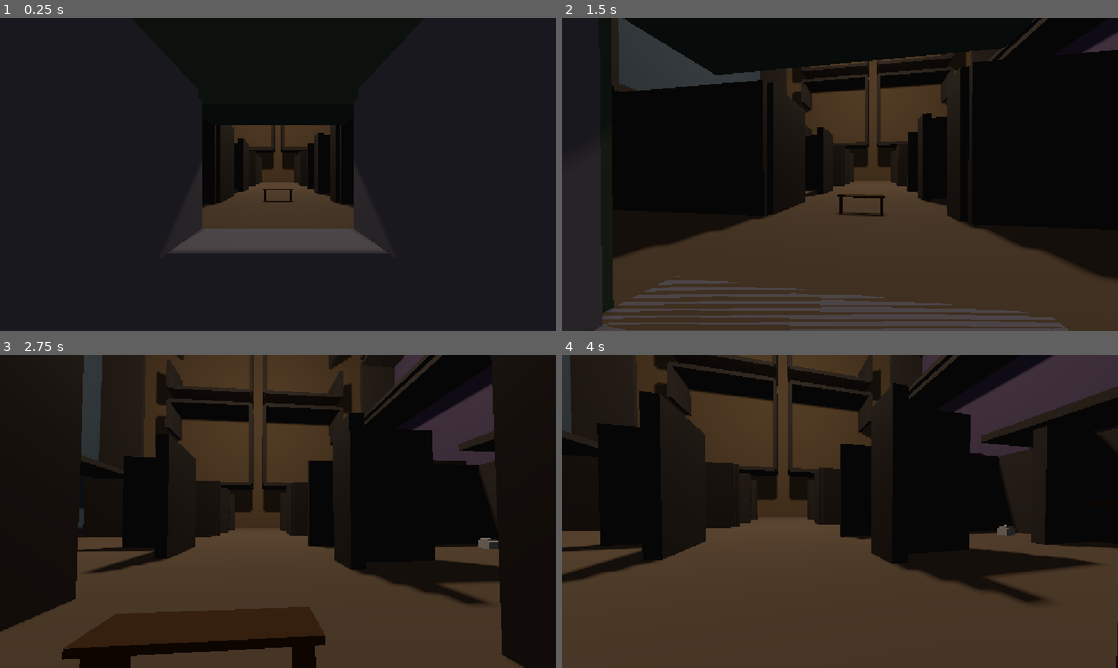
Above: before the commit, frames 1-4 (two rows, left to right).
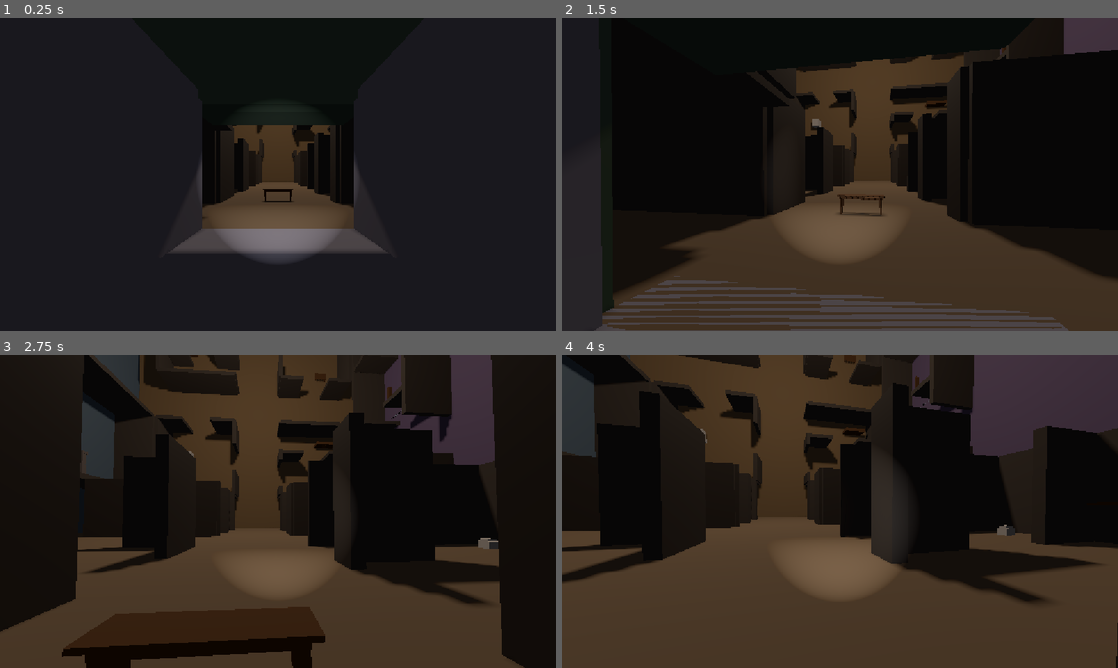
Above: after the commit, the same moments.

Repository: Kinder2149/escape-room
Game: Godot game, scene res://quartier.tscn
Same seed, same stepped clock (60 frames per second), same inputs: the game is played once before the commit and once after it. This scene is started directly instead of the project's main scene.
Inputs (mouse positions are in pixels of both pictures, inside the frame that each line leads up to):
- Up to frame 1 (0.25 s): no input
- Up to frame 2 (1.5 s): tap Enter at 0.5 s; move the mouse to (867, 174) at 0.52 s; hold E (agir) 0.53-1.28 s; hold Z (avancer) from 0.53 s (still down); click (867, 174) at 0.67 s; move the mouse to (812, 174) at 1.27 s; tap S (reculer) at 1.35 s
- Up to frame 3 (2.75 s): keep holding Z (avancer); move the mouse to (289, 505) at 2.02 s; tap M at 2.1 s
- Up to frame 4 (4 s): keep holding Z (avancer); move the mouse to (834, 517) at 2.77 s; tap E (agir) at 2.85 s; click (834, 517) at 2.92 s; tap Space at 3.5 s; move the mouse to (878, 514) at 3.52 s; tap S (reculer) at 3.6 s

The runs differ from the first frame. In frame 1, 3.3% of the frame differs, in the area x 36-61%, y 28-78%; in frame 2, 12%; in frame 3, 15%; in frame 4, 17%, in the area x 0-100%, y 0-78%.

Commit message:
feat: ajustements joueur, quartier et contexte projet
Co-Authored-By: Claude Opus 5 <noreply@anthropic.com>

Diff:
--- a/joueur_cube.tscn
+++ b/joueur_cube.tscn
@@ -19,3 +19,11 @@
 transform = Transform3D(1, 0, 0, 0, 1, 0, 0, 0, 1, 0, 0.7, 0)
 
 [node name="Camera3D" type="Camera3D" parent="PivotYaw"]
+
+[node name="Torche" type="SpotLight3D" parent="PivotYaw/Camera3D"]
+transform = Transform3D(1, 0, 0, 0, 1, 0, 0, 0, 1, 0, -0.15, 0)
+light_energy = 4.0
+shadow_enabled = true
+spot_range = 12.0
+spot_angle = 22.0
+spot_angle_attenuation = 0.6
--- a/quartier.gd
+++ b/quartier.gd
@@ -150,34 +150,106 @@
 
 # ---- Meubles composites (à la manière du manoir) -----------------------------
 
-# Une table : plateau sur 4 pieds (creux dessous).
+# Une table : plateau fin + ceinture (jupe) + 4 pieds resserrés vers le bas
+# (illusion d'un pied qui s'affine, avec deux blocs empilés par pied).
 func _table(f: Dictionary, cu: float, cv: float, larg: float, prof: float, couleur: Color) -> void:
-	_bloc_face(f, cu, cv, larg, prof, 0.66, 0.07, couleur)
-	var du := larg / 2.0 - 0.12
-	var dv := prof / 2.0 - 0.12
+	_bloc_face(f, cu, cv, larg, prof, 0.68, 0.05, couleur)                    # plateau, fin
+	_bloc_face(f, cu, cv, larg - 0.16, prof - 0.16, 0.58, 0.08, couleur)      # ceinture (jupe)
+	var du := larg / 2.0 - 0.14
+	var dv := prof / 2.0 - 0.14
 	for su in [-1.0, 1.0]:
 		for sv in [-1.0, 1.0]:
-			_bloc_face(f, cu + su * du, cv + sv * dv, 0.12, 0.12, 0.0, 0.66, couleur)
-
-# Un canapé : socle + assise + dossier (côté +v) + deux accoudoirs.
+			_bloc_face(f, cu + su * du, cv + sv * dv, 0.11, 0.11, 0.28, 0.30, couleur)  # pied haut
+			_bloc_face(f, cu + su * du, cv + sv * dv, 0.08, 0.08, 0.0, 0.28, couleur)   # pied bas, aminci
+
+# Un canapé : quatre pieds courts + assise en deux coussins + dossier + accoudoirs.
 func _canape(f: Dictionary, cu: float, cv: float, larg: float, couleur: Color) -> void:
-	_bloc_face(f, cu, cv, larg, 0.95, 0.0, 0.16, couleur)                     # socle
-	_bloc_face(f, cu, cv - 0.05, larg - 0.4, 0.7, 0.16, 0.18, couleur)        # assise
-	_bloc_face(f, cu, cv + 0.4, larg, 0.2, 0.16, 0.55, couleur)              # dossier
-	_bloc_face(f, cu - larg / 2.0 + 0.12, cv, 0.24, 0.95, 0.16, 0.34, couleur) # accoudoir g
-	_bloc_face(f, cu + larg / 2.0 - 0.12, cv, 0.24, 0.95, 0.16, 0.34, couleur) # accoudoir d
-
-# Une étagère : deux montants + quatre tablettes.
+	var du := larg / 2.0 - 0.35
+	for su in [-1.0, 1.0]:
+		for sv in [-1.0, 1.0]:
+			_bloc_face(f, cu + su * du, cv + sv * 0.35, 0.09, 0.09, 0.0, 0.14, couleur)  # pieds
+	var demi_larg := (larg - 0.5) / 2.0 - 0.03
+	_bloc_face(f, cu - demi_larg / 2.0 - 0.015, cv - 0.05, demi_larg, 0.68, 0.14, 0.20, couleur)  # coussin g
+	_bloc_face(f, cu + demi_larg / 2.0 + 0.015, cv - 0.05, demi_larg, 0.68, 0.14, 0.20, couleur)  # coussin d
+	_bloc_face(f, cu, cv + 0.4, larg, 0.2, 0.14, 0.55, couleur)                                   # dossier
+	_bloc_face(f, cu - larg / 2.0 + 0.12, cv, 0.24, 0.95, 0.14, 0.34, couleur)                    # accoudoir g
+	_bloc_face(f, cu + larg / 2.0 - 0.12, cv, 0.24, 0.95, 0.14, 0.34, couleur)                    # accoudoir d
+
+# Une étagère : plinthe + deux montants + panneau de fond + quatre tablettes + chapeau,
+# et sur chaque tablette, un petit bric-à-brac (caisses/boîtes empilées, tailles et
+# teintes variées) — une étagère nue lit comme un décor inachevé, jamais crédible.
 func _etagere(f: Dictionary, cu: float, cv: float, larg: float, couleur: Color) -> void:
-	_bloc_face(f, cu - larg / 2.0 + 0.06, cv, 0.1, 0.42, 0.0, 1.9, couleur)
-	_bloc_face(f, cu + larg / 2.0 - 0.06, cv, 0.1, 0.42, 0.0, 1.9, couleur)
-	for y in [0.35, 0.85, 1.35, 1.8]:
+	_bloc_face(f, cu, cv + 0.19, larg, 0.04, 0.0, 0.08, couleur)                        # plinthe
+	_bloc_face(f, cu, cv + 0.19, larg - 0.12, 0.04, 0.08, 1.86, couleur.darkened(0.15))  # panneau de fond
+	_bloc_face(f, cu - larg / 2.0 + 0.06, cv, 0.1, 0.4, 0.08, 1.86, couleur)             # montant g
+	_bloc_face(f, cu + larg / 2.0 - 0.06, cv, 0.1, 0.4, 0.08, 1.86, couleur)             # montant d
+	var tablettes := [0.42, 0.90, 1.38, 1.84]
+	for y in tablettes:
 		_bloc_face(f, cu, cv, larg, 0.42, y, 0.05, couleur)
-
-# Un lavabo : vasque sur pied.
+	_bloc_face(f, cu, cv, larg + 0.08, 0.46, 1.94, 0.05, couleur)                        # chapeau
+	# bric-à-brac : trois objets par tablette (sauf la plus haute, moins encombrée),
+	# décalés en cv pour rester bien posés sur la profondeur de la tablette.
+	var offsets_larg := [-0.30, -0.02, 0.30]
+	var hauteurs := [0.22, 0.30, 0.18]
+	var teintes := [couleur.lightened(0.12), couleur.darkened(0.2), couleur.lightened(0.25)]
+	for ti in tablettes.size():
+		if ti == tablettes.size() - 1:
+			continue  # tablette du haut, hors de portée : laissée nue
+		var y_base: float = tablettes[ti] + 0.05
+		for oi in offsets_larg.size():
+			_bloc_face(f, cu + offsets_larg[oi] * larg, cv, 0.16, 0.20, y_base, hauteurs[oi], teintes[oi])
+
+# Un lavabo : pied fin + vasque + rebord + robinet au mur.
 func _lavabo(f: Dictionary, cu: float, cv: float, couleur: Color) -> void:
-	_bloc_face(f, cu, cv, 0.7, 0.5, 0.72, 0.22, couleur)
-	_bloc_face(f, cu, cv, 0.26, 0.26, 0.0, 0.72, couleur)
+	_bloc_face(f, cu, cv, 0.16, 0.16, 0.0, 0.70, couleur.darkened(0.1))                 # pied
+	_bloc_face(f, cu, cv, 0.62, 0.44, 0.70, 0.16, couleur)                              # vasque
+	_bloc_face(f, cu, cv, 0.70, 0.50, 0.84, 0.03, couleur.lightened(0.1))               # rebord
+	_bloc_face(f, cu, cv - 0.24, 0.06, 0.06, 0.86, 0.16, couleur.darkened(0.2))         # robinet
+
+# Une machine à laver : caisson + hublot en creux (plus sombre) + bandeau de
+# contrôle — un pavé nu ne lit pas comme un meuble reconnaissable.
+func _machine_a_laver(f: Dictionary, cu: float, cv: float, couleur: Color) -> void:
+	_bloc_face(f, cu, cv, 0.85, 0.85, 0.0, 0.95, couleur)                          # caisson
+	_bloc_face(f, cu, cv - 0.44, 0.5, 0.06, 0.30, 0.5, couleur.darkened(0.35))     # hublot (creux)
+	_bloc_face(f, cu, cv - 0.44, 0.75, 0.04, 0.82, 0.1, couleur.darkened(0.15))    # bandeau de contrôle
+
+# ---- Les plaques de nom (même principe que le manoir, jet 15) ----------------
+
+# Une plaque de nom, ombrée (révélée par la torche, jamais allumée), montée sur
+# un mur à la hauteur "hauteur", et orientée pour faire face à "face_dir" —
+# la direction (tangente, unitaire) vers laquelle le texte se tourne.
+func _plaque(f: Dictionary, cu: float, cv: float, texte: String, face_dir: Vector3, hauteur: float = 1.7) -> void:
+	var pos: Vector3 = f["pos"]
+	var normale: Vector3 = f["normale"]
+	var t := _tu_tv(normale)
+	var tu: Vector3 = t[0]
+	var tv: Vector3 = t[1]
+	var label := Label3D.new()
+	label.text = texte
+	label.pixel_size = 0.006
+	label.font_size = 64
+	label.shaded = true
+	label.no_depth_test = false
+	var x_axis: Vector3 = normale.cross(face_dir).normalized()
+	label.transform = Transform3D(Basis(x_axis, normale, face_dir),
+		pos + normale * (EPAISSEUR / 2.0 + hauteur) + tu * cu + tv * cv + face_dir * 0.06)
+	add_child(label)
+
+# Pose une plaque sur le mur OPPOSÉ à la porte principale d'une pièce, tournée
+# vers cette porte — visible en entrant, comme au manoir (jet 15).
+func _plaque_piece(f: Dictionary, cu: float, cv: float, du: float, dv: float, texte: String, cote_porte: String) -> void:
+	var t := _tu_tv(f["normale"])
+	var tu: Vector3 = t[0]
+	var tv: Vector3 = t[1]
+	match cote_porte:
+		"droite":
+			_plaque(f, cu - du + 0.1, cv, texte, tu)
+		"gauche":
+			_plaque(f, cu + du - 0.1, cv, texte, -tu)
+		"haut":
+			_plaque(f, cu, cv - dv + 0.1, texte, tv)
+		"bas":
+			_plaque(f, cu, cv + dv - 0.1, texte, -tv)
 
 # Un côté de pièce (mur long de "longueur" le long de l'axe "u" ou "v"), avec ou
 # sans porte (un trou PORTE_PIECE au milieu).
@@ -215,29 +287,161 @@
 	if not "droite" in sautes:
 		_cote(f, cu + du, cv, dv * 2.0, "v", "droite" in portes)
 
+# Le couloir central en croix (même principe que l'aile entrée, face 0) :
+# QUADRANT est la distance du centre au coeur d'un quadrant plein (9 = HALL + demi-taille),
+# DEMI_QUADRANT la demi-taille d'un quadrant plein (5,5). Le couloir occupe la bande
+# |cu|<HALL ou |cv|<HALL, jamais construite, et rejoint donc les quatre bords de la face.
+const HALL: float = 3.5
+const DEMI_QUADRANT: float = 5.5
+const QUADRANT: float = HALL + DEMI_QUADRANT   # 9.0
+
 # L'agencement propre à chaque face (index 0..5) : bas, haut, nord, sud, ouest, est.
 func _layout_face(f: Dictionary, idx: int) -> void:
 	match idx:
 		0:  # l'AILE ENTRÉE (arrivée), dense et meublée
 			_aile_entree(f)
-		1:  # deux pièces empilées
-			_piece(f, 0, -7, 12, 6, ["bas"])
-			_piece(f, 0, 7, 12, 6, ["haut"])
-		2:  # deux pièces (décalées vers l'intérieur, loin de la porte du couloir)
-			_piece(f, -7, 4, 6, 9, ["gauche"])
-			_piece(f, 7, 4, 6, 9, ["droite"])
-		3:  # quatre petites pièces (quadrants)
-			_piece(f, -7, -7, 6, 6, ["gauche"])
-			_piece(f, 7, -7, 6, 6, ["droite"])
-			_piece(f, -7, 7, 6, 6, ["gauche"])
-			_piece(f, 7, 7, 6, 6, ["droite"])
-		4:  # trois pièces en enfilade
-			_piece(f, -9, 0, 4, 12, ["gauche"])
-			_piece(f, 0, 0, 4, 12, ["bas"])
-			_piece(f, 9, 0, 4, 12, ["droite"])
-		5:  # une grande et une petite
-			_piece(f, -4, 0, 9, 12, ["gauche"])
-			_piece(f, 10, 0, 3, 12, ["droite"])
+		1:  # quatre pièces égales, une par quadrant, chacune ouverte sur le couloir
+			_face_quatre_pieces(f)
+		2:  # deux pièces en diagonale, plus grandes ; les deux autres quadrants restent
+			# une extension ouverte du couloir (loin de la porte du couloir d'entrée)
+			_face_deux_grandes_pieces(f)
+		3:  # six petites pièces : deux quadrants pleins, deux quadrants coupés en deux
+			# (même schéma de découpe que le vestiaire/W.-C. de l'aile entrée, face 0)
+			_face_six_pieces(f)
+		4:  # trois pièces en enfilade, posées dans la moitié nord ; la moitié sud et
+			# les côtés restent une extension ouverte du couloir.
+			_face_enfilade(f)
+		5:  # une grande pièce (tout l'ouest, un seul accès) et une petite (posée dans
+			# l'est, dégagée tout autour) — comme le Bureau du manoir, en cul-de-sac partiel.
+			_face_grande_et_petite(f)
+
+# LA FACE 5 : une grande pièce (tout l'ouest, un seul accès) et une petite
+# (posée dans l'est, dégagée tout autour) — comme le Bureau du manoir, en
+# cul-de-sac partiel.
+func _face_grande_et_petite(f: Dictionary) -> void:
+	var bois := Color(0.26, 0.18, 0.11)
+	var tissu := Color(0.30, 0.28, 0.27)
+	var pierre := Color(0.30, 0.28, 0.25)
+	# Ouest : Grande salle — un seul accès (droite), meublée en trois zones
+	# étalées le long du mur du fond, loin de la porte.
+	_piece(f, -QUADRANT, 0, DEMI_QUADRANT, 14.5, ["droite"])
+	_plaque_piece(f, -QUADRANT, 0, DEMI_QUADRANT, 14.5, "Grande salle", "droite")
+	_canape(f, -QUADRANT - 3.0, -9.0, 2.8, tissu)
+	_table(f, -QUADRANT - 3.0, 0.0, 2.4, 1.1, bois)
+	_etagere(f, -QUADRANT - 3.0, 9.0, 3.4, bois)
+	# Est : Remise — petite pièce en cul-de-sac, dégagée tout autour.
+	_piece(f, QUADRANT, 0, 3.0, 5.0, ["gauche"])
+	_plaque_piece(f, QUADRANT, 0, 3.0, 5.0, "Remise", "gauche")
+	_bloc_face(f, QUADRANT + 1.5, 0.0, 0.9, 0.9, 0.0, 0.9, pierre)  # caisse
+
+# LA FACE 4 : trois pièces en enfilade (ouest→centre→est, portes qui
+# s'enchaînent), posées dans la moitié nord ; la moitié sud et les côtés
+# restent une extension ouverte du couloir.
+func _face_enfilade(f: Dictionary) -> void:
+	var bois := Color(0.26, 0.18, 0.11)
+	var tissu := Color(0.30, 0.28, 0.27)
+	# Ouest : Antichambre — un banc, et une patère au mur voisin (le banc seul
+	# lisait comme un objet oublié).
+	_piece(f, -9.6, QUADRANT, 4.8, DEMI_QUADRANT, ["droite", "bas"])
+	_plaque_piece(f, -9.6, QUADRANT, 4.8, DEMI_QUADRANT, "Antichambre", "bas")
+	_bloc_face(f, -9.6, QUADRANT + 3.5, 3.0, 0.5, 0.0, 0.45, bois)  # banc
+	_bloc_face(f, -13.9, QUADRANT, 0.12, 2.6, 1.7, 0.1, bois)       # patère au mur gauche
+	# Centre : Salle commune — table longue, coeur de l'enfilade, un banc adossé
+	# au mur solide pour que la table ait de la compagnie.
+	_piece(f, 0.0, QUADRANT, 4.8, DEMI_QUADRANT, ["droite"], ["gauche"])
+	_plaque_piece(f, 0.0, QUADRANT, 4.8, DEMI_QUADRANT, "Salle commune", "droite")
+	_table(f, 0.0, QUADRANT - 2.0, 3.2, 1.1, bois)
+	_bloc_face(f, 0.0, QUADRANT + 3.7, 2.6, 0.4, 0.0, 0.45, bois)   # banc contre le mur du fond
+	# Est : Réfectoire — un canapé et une petite table basse devant lui, cul-de-sac
+	# de l'enfilade côté couloir sud.
+	_piece(f, 9.6, QUADRANT, 4.8, DEMI_QUADRANT, ["bas"], ["gauche"])
+	_plaque_piece(f, 9.6, QUADRANT, 4.8, DEMI_QUADRANT, "Réfectoire", "bas")
+	_canape(f, 9.6, QUADRANT + 3.0, 2.6, tissu)
+	_table(f, 9.6, QUADRANT + 0.8, 1.4, 0.8, bois)
+
+# LA FACE 3 : six petites pièces — deux quadrants pleins (NE, SW) et deux
+# quadrants coupés en deux le long de v (NW, SE), même découpe que le
+# vestiaire/W.-C. de l'aile entrée (face 0).
+func _face_six_pieces(f: Dictionary) -> void:
+	var bois := Color(0.26, 0.18, 0.11)
+	var email := Color(0.52, 0.51, 0.49)
+	# NE plein : Chaufferie.
+	_piece(f, QUADRANT, QUADRANT, DEMI_QUADRANT, DEMI_QUADRANT, ["gauche", "bas"])
+	_plaque_piece(f, QUADRANT, QUADRANT, DEMI_QUADRANT, DEMI_QUADRANT, "Chaufferie", "gauche")
+	_etagere(f, QUADRANT + 3.0, QUADRANT + 3.0, 3.2, bois)
+	_bloc_face(f, QUADRANT + 2.5, QUADRANT - 1.0, 1.4, 1.4, 0.0, 1.6, email)  # cuve
+	# SW plein : Local technique.
+	_piece(f, -QUADRANT, -QUADRANT, DEMI_QUADRANT, DEMI_QUADRANT, ["droite", "haut"])
+	_plaque_piece(f, -QUADRANT, -QUADRANT, DEMI_QUADRANT, DEMI_QUADRANT, "Local technique", "droite")
+	_etagere(f, -QUADRANT - 3.0, -QUADRANT - 3.0, 3.2, bois)
+	_table(f, -QUADRANT - 2.0, -QUADRANT + 2.0, 2.0, 1.0, bois)
+	# NW coupé en deux le long de v : la pièce du coin (Vestiaires), puis celle
+	# côté couloir (Casiers), cloison partagée en v = QUADRANT - 2.0.
+	_piece(f, -QUADRANT, QUADRANT + 2.25, DEMI_QUADRANT, 3.25, ["droite", "bas"])
+	_plaque_piece(f, -QUADRANT, QUADRANT + 2.25, DEMI_QUADRANT, 3.25, "Vestiaires", "droite")
+	_bloc_face(f, -QUADRANT - 2.5, QUADRANT + 3.5, 3.4, 0.5, 0.0, 0.45, bois)  # banc
+	_piece(f, -QUADRANT, QUADRANT - 3.25, DEMI_QUADRANT, 2.25, ["droite"], ["haut"])
+	_plaque_piece(f, -QUADRANT, QUADRANT - 3.25, DEMI_QUADRANT, 2.25, "Casiers", "droite")
+	_etagere(f, -QUADRANT - 2.5, QUADRANT - 3.6, 3.2, bois)
+	# SE coupé en deux le long de v (même schéma, en miroir) : Infirmerie et Loge.
+	# Chacune avait un seul meuble isolé — un second objet leur donne compagnie.
+	_piece(f, QUADRANT, -QUADRANT - 2.25, DEMI_QUADRANT, 3.25, ["gauche", "haut"])
+	_plaque_piece(f, QUADRANT, -QUADRANT - 2.25, DEMI_QUADRANT, 3.25, "Infirmerie", "gauche")
+	_lavabo(f, QUADRANT + 2.5, -QUADRANT - 3.5, email)
+	_etagere(f, QUADRANT + 2.5, -QUADRANT - 0.8, 2.4, bois)                       # armoire à pharmacie
+	_piece(f, QUADRANT, -QUADRANT + 3.25, DEMI_QUADRANT, 2.25, ["gauche"], ["bas"])
+	_plaque_piece(f, QUADRANT, -QUADRANT + 3.25, DEMI_QUADRANT, 2.25, "Loge", "gauche")
+	_bloc_face(f, QUADRANT + 2.5, -QUADRANT + 3.6, 3.4, 0.5, 0.0, 0.45, bois)  # banc
+	_etagere(f, QUADRANT + 2.5, -QUADRANT + 4.8, 2.0, bois)                       # petite étagère
+
+# LA FACE 2 : deux grandes pièces en diagonale (les deux autres quadrants
+# restent une extension ouverte du couloir, sans mur ni meuble).
+func _face_deux_grandes_pieces(f: Dictionary) -> void:
+	var bois := Color(0.26, 0.18, 0.11)
+	var demi := DEMI_QUADRANT + 1.0
+	# NW : Salle des machines — rangées d'étagères et un établi.
+	_piece(f, -QUADRANT, QUADRANT, demi, demi, ["droite", "bas"])
+	_plaque_piece(f, -QUADRANT, QUADRANT, demi, demi, "Salle des machines", "droite")
+	_etagere(f, -QUADRANT - 3.0, QUADRANT + 3.5, 3.5, bois)
+	_etagere(f, -QUADRANT - 3.0, QUADRANT - 1.5, 3.5, bois)
+	_table(f, -QUADRANT + 1.5, QUADRANT + 4.0, 2.6, 1.0, bois)
+	# SE : Entrepôt — trois rangées de stockage.
+	_piece(f, QUADRANT, -QUADRANT, demi, demi, ["gauche", "haut"])
+	_plaque_piece(f, QUADRANT, -QUADRANT, demi, demi, "Entrepôt", "gauche")
+	_etagere(f, QUADRANT + 3.0, -QUADRANT - 3.5, 3.5, bois)
+	_etagere(f, QUADRANT + 3.0, -QUADRANT + 0.0, 3.5, bois)
+	_etagere(f, QUADRANT + 3.0, -QUADRANT + 3.5, 3.5, bois)
+
+# LA FACE 1 : quatre pièces égales, une par quadrant, chacune ouverte sur le
+# couloir par deux côtés. Meublée légèrement, chacune avec sa plaque (jet 15).
+func _face_quatre_pieces(f: Dictionary) -> void:
+	var bois := Color(0.26, 0.18, 0.11)
+	var tissu := Color(0.30, 0.28, 0.27)
+	# NW : Atelier — table et étagère groupées contre le mur ouest (sans porte),
+	# loin des deux entrées (est, sud), au lieu de deux meubles séparés.
+	_piece(f, -QUADRANT, QUADRANT, DEMI_QUADRANT, DEMI_QUADRANT, ["droite", "bas"])
+	_plaque_piece(f, -QUADRANT, QUADRANT, DEMI_QUADRANT, DEMI_QUADRANT, "Atelier", "droite")
+	_table(f, -QUADRANT - 2.0, QUADRANT + 2.5, 3.0, 1.1, bois)
+	_etagere(f, -QUADRANT - 3.3, QUADRANT + 0.2, 2.6, bois)
+	# NE : Réserve — deux étagères de stockage.
+	_piece(f, QUADRANT, QUADRANT, DEMI_QUADRANT, DEMI_QUADRANT, ["gauche", "bas"])
+	_plaque_piece(f, QUADRANT, QUADRANT, DEMI_QUADRANT, DEMI_QUADRANT, "Réserve", "gauche")
+	_etagere(f, QUADRANT + 2.5, QUADRANT + 3.0, 3.2, bois)
+	_etagere(f, QUADRANT + 2.5, QUADRANT - 3.0, 3.2, bois)
+	# SW : Bureau — table et fauteuil groupés contre le mur ouest (sans porte),
+	# loin des deux portes (est, nord) ; le fauteuil traînait près de la porte
+	# nord, corrigé.
+	_piece(f, -QUADRANT, -QUADRANT, DEMI_QUADRANT, DEMI_QUADRANT, ["droite", "haut"])
+	_plaque_piece(f, -QUADRANT, -QUADRANT, DEMI_QUADRANT, DEMI_QUADRANT, "Bureau", "droite")
+	_table(f, -QUADRANT - 2.5, -QUADRANT - 2.5, 1.8, 1.0, bois)
+	_canape(f, -QUADRANT - 3.5, -QUADRANT + 1.0, 1.3, tissu)
+	# SE : Chambre froide — canapé et petite table contre le mur est (sans porte),
+	# loin des deux portes (ouest, nord) ; le canapé traînait près de la porte
+	# nord, corrigé, et il avait un second meuble en compagnie.
+	_piece(f, QUADRANT, -QUADRANT, DEMI_QUADRANT, DEMI_QUADRANT, ["gauche", "haut"])
+	_plaque_piece(f, QUADRANT, -QUADRANT, DEMI_QUADRANT, DEMI_QUADRANT, "Chambre froide", "gauche")
+	_canape(f, QUADRANT + 2.5, -QUADRANT - 2.5, 2.6, tissu)
+	_table(f, QUADRANT + 2.5, -QUADRANT + 0.5, 1.4, 0.8, bois)
 
 # L'AILE ENTRÉE (face du bas). Un hall central en croix qui rejoint les 4 bords
 # (circulation + basculements vers les ailes voisines) ; tout autour, des pièces
@@ -255,6 +459,13 @@
 	# SE : Débarras au-dessus de l'Escalier, cloison partagée en v=-8.
 	_piece(f, 9, -5.75, 5.5, 2.25, ["gauche", "bas"])        # Débarras : hall + escalier
 	_piece(f, 9, -11.25, 5.5, 3.25, ["gauche"], ["haut"])    # Escalier : hall (mur haut = celui du débarras)
+	# --- les plaques : sur le mur du fond, visibles en entrant (jet 15) ---
+	_plaque_piece(f, -9, 11.25, 5.5, 3.25, "Vestiaire", "droite")
+	_plaque_piece(f, -9, 5.75, 5.5, 2.25, "W.-C.", "droite")
+	_plaque_piece(f, 9, 9, 5.5, 5.5, "Salon", "gauche")
+	_plaque_piece(f, -9, -9, 5.5, 5.5, "Buanderie", "droite")
+	_plaque_piece(f, 9, -5.75, 5.5, 2.25, "Débarras", "gauche")
+	_plaque_piece(f, 9, -11.25, 5.5, 3.25, "Escalier", "gauche")
 	# --- le mobilier (bois brun mat, tissu sourd, pierre, émail sourd) ---
 	var bois := Color(0.26, 0.18, 0.11)
 	var tissu := Color(0.30, 0.28, 0.27)
@@ -268,19 +479,24 @@
 	# W.-C. : cuvette + abattant
 	_bloc_face(f, -12.6, 5.5, 0.6, 0.55, 0.0, 0.4, email)
 	_bloc_face(f, -12.6, 5.5, 0.55, 0.4, 0.4, 0.12, email)
-	# salon d'accueil : canapé (dossier au nord), table basse, fauteuil
+	# salon d'accueil : canapé (dossier au nord) + table basse groupée devant lui
+	# (hors de la diagonale porte-gauche → porte-bas), fauteuil dans l'angle libre.
 	_canape(f, 9, 13.3, 3.4, tissu)
-	_table(f, 9, 10, 1.6, 0.9, bois)
-	_canape(f, 12.8, 6, 1.3, tissu)
-	# buanderie : machine + évier
-	_bloc_face(f, -12.6, -6, 0.85, 0.85, 0.0, 0.95, email)
-	_lavabo(f, -6, -12.6, pierre)
-	# débarras : rayonnages
+	_table(f, 9, 11.7, 1.6, 0.9, bois)
+	_canape(f, 11.5, 10.2, 1.3, tissu)                          # fauteuil rapproché du duo canapé/table
+	# buanderie : machine à laver détaillée (hublot + bandeau) + évier, regroupés
+	# contre le même mur (angle opposé aux deux portes).
+	_machine_a_laver(f, -12.6, -12.6, email)
+	_lavabo(f, -8.7, -12.6, pierre)
+	# débarras : rayonnages + une caisse posée au sol à côté.
 	_etagere(f, 12.6, -6.5, 3.2, bois)
-	# cage d'escalier : trois marches montantes
-	_bloc_face(f, 9, -10.6, 3.0, 0.9, 0.0, 0.5, pierre)
-	_bloc_face(f, 9, -11.5, 3.0, 0.9, 0.0, 1.0, pierre)
-	_bloc_face(f, 9, -12.4, 3.0, 0.9, 0.0, 1.5, pierre)
+	_bloc_face(f, 12.2, -4.2, 0.7, 0.7, 0.0, 0.6, bois)
+	# cage d'escalier : trois marches montantes collées au mur du fond (le plus
+	# loin de la porte), reculées de la face intérieure du mur pour ne plus la
+	# chevaucher (le mur occupe cu 14.25-14.75, les marches restent sous 14.2).
+	_bloc_face(f, 13.5, -11.25, 1.2, 4.0, 0.0, 0.5, pierre)
+	_bloc_face(f, 12.6, -11.25, 1.2, 4.0, 0.0, 1.0, pierre)
+	_bloc_face(f, 11.7, -11.25, 1.2, 4.0, 0.0, 1.5, pierre)
 
 # ---- Le couloir d'entrée -----------------------------------------------------
 
Not shown, changed: PROJET_CONTEXTE.md
